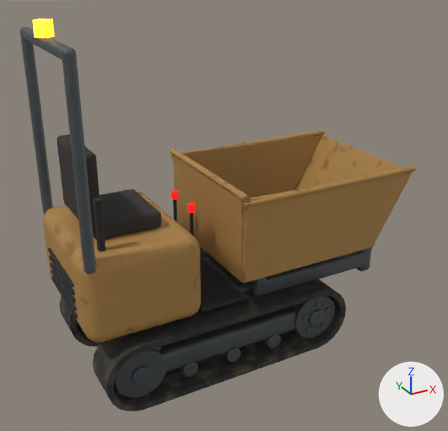
Renders of the glTF model assets/models/dumper_rusty.glb from each side of a commit.
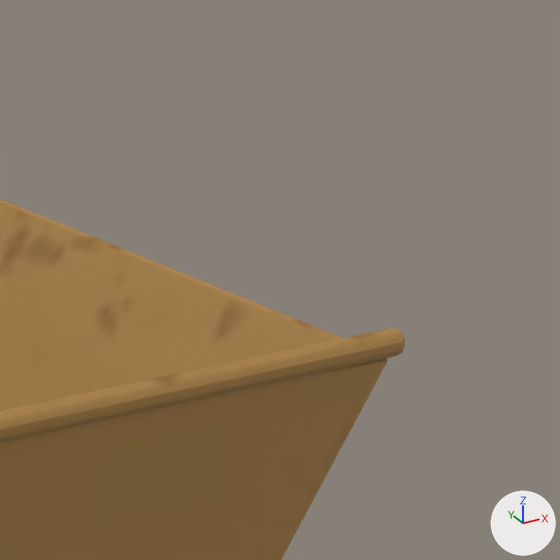
The first picture shows the older version from a 50 mm lens placed at (-1.61, -3.23, 2.46), pointed at (0.14, -0.05, 0.87). The close-ups show the older and then the newer version on the part from 74% to 100% of the width and 23% to 50% of the height of that picture. Only the edits that show in the close-ups are written down. The axes (+X, +Y, +Z) are drawn at lower right. The lights are the same throughout. Where no turn or scale is listed for an object, it has been applied to the vertices.

Names of what the first close-up shows: 'Skip'.
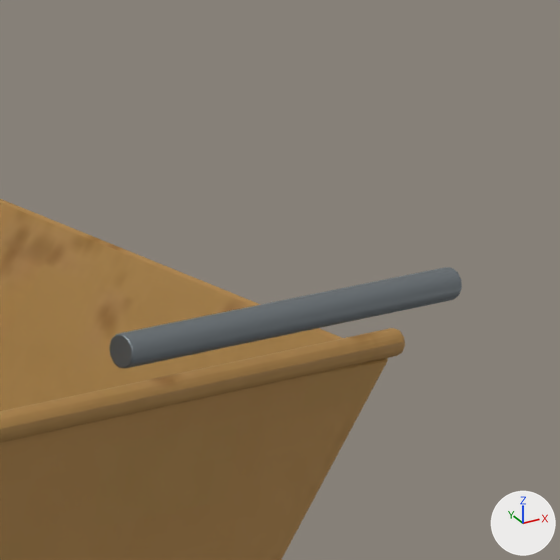
Edits to the bpy script that builds the scene:
```text
Add mat_review_cleansteel:
    mat_review_cleansteel = principled_material('Review_CleanSteel')
    mat_review_cleansteel.base_color = (0.22, 0.25, 0.27)  # grey #81898e
    mat_review_cleansteel.metallic = 0.7
    mat_review_cleansteel.roughness = 0.42
Add me_clean_skip_safety_rail:
    me_clean_skip_safety_rail.from_pydata(...)  # 72 vertices, 140 faces; spans x -0.35..0.2, y -0.572..-0.528, z 0.598..0.642
    me_clean_skip_safety_rail.materials.append(mat_review_cleansteel)  # grey #81898e
Add ob_clean_skip_safety_rail:
    ob_clean_skip_safety_rail = bpy.data.objects.new('Clean skip safety rail', me_clean_skip_safety_rail)
    ob_clean_skip_safety_rail.location = (1.12, 0.0, 0.6)
```

Changed parts and their boxes (x1, y1, x2, y2) in the close-ups (560 x 560 px):
'Clean skip safety rail', added
    after: (109, 267, 462, 368)
